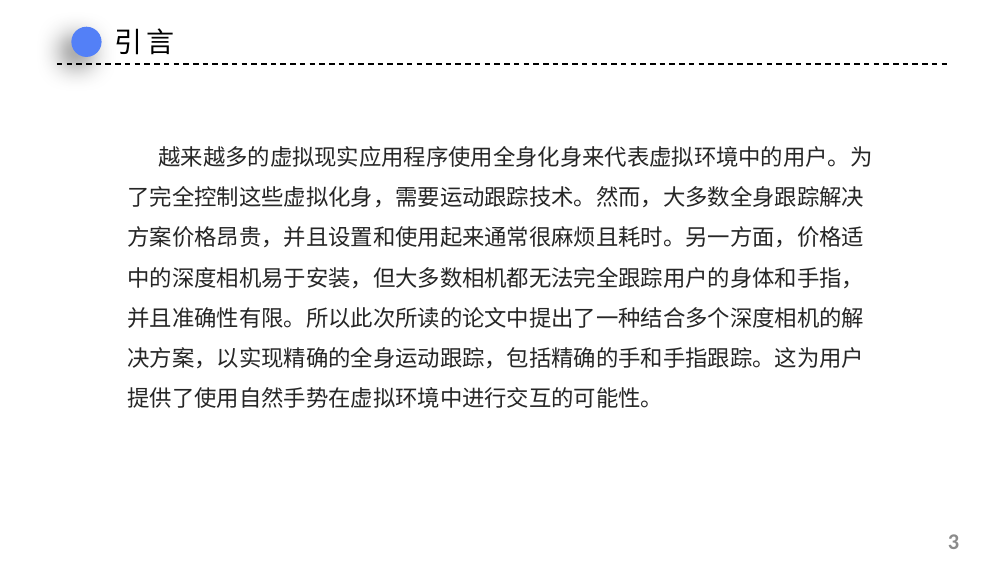
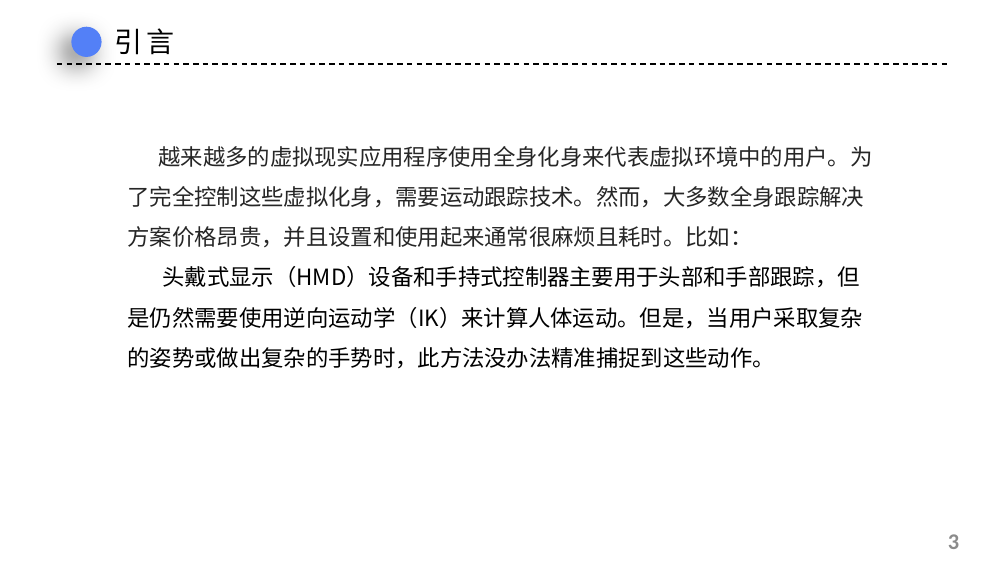
Before and after one commit to urnotmuqi/graphics2019, a slide deck: slide 3 of 21951468张雨薇/读书报告/仅用深度摄像头改善身体和手部追踪.pptx. Drawn at 1008x567 pixels with LibreOffice and Linux fonts; fonts in the diff are those of the drawing; background and template pictures are left out. Boxes give left, top, right and bottom in pixels: in the first picture for what was removed or moved away, otherwise in the second. Text is boxed around its words. In the diff, an @@ line names an element or a change of style, - is before the commit and + after.

```diff
--- a/21951468张雨薇/读书报告/仅用深度摄像头改善身体和手部追踪.pptx
+++ b/21951468张雨薇/读书报告/仅用深度摄像头改善身体和手部追踪.pptx
@@ text at (x1=128, y1=146, x2=872, y2=369): text changed; text colour #262626 to #000000 @@
-越来越多的虚拟现实应用程序使用全身化身来代表虚拟环境中的用户。为了完全控制这些虚拟化身，需要运动跟踪技术。然而，大多数全身跟踪解决方案价格昂贵，并且设置和使用起来通常很麻烦且耗时。另一方面，价格适中的深度相机易于安装，但大多数相机都无法完全跟踪用户的身体和手指，并且准确性有限。所以此次所读的论文中提出了一种结合多个深度相机的解决方案，以实现精确的全身运动跟踪，包括精确的手和手指跟踪。这为用户提供了使用自然手势在虚拟环境中进行交互的可能性。
+越来越多的虚拟现实应用程序使用全身化身来代表虚拟环境中的用户。为了完全控制这些虚拟化身，需要运动跟踪技术。然而，大多数全身跟踪解决方案价格昂贵，并且设置和使用起来通常很麻烦且耗时。比如：
+头戴式显示（HMD）设备和手持式控制器主要用于头部和手部跟踪，但是仍然需要使用逆向运动学（IK）来计算人体运动。但是，当用户采取复杂的姿势或做出复杂的手势时，此方法没办法精准捕捉到这些动作。
```
Also in this commit, not shown: 9 other slides changed, 3 slides added, 1 slide removed.
